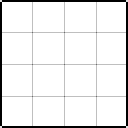
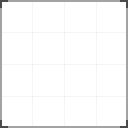
The second 128 × 128 image is a revision of the first. Changes to its layers:
"Sub Grids": opacity 100% → 50% over [2, 2, 126, 126]
"Vertical": opacity 50% → 40% over [32, 2, 97, 126]
"Horizontal": opacity 50% → 40% over [2, 32, 126, 97]
added layer "Layer 1" (60%) above "Large Grid" over [0, 0, 128, 128]
"Large Grid": opacity 100% → 60%, painted on it, unmasked it over [0, 0, 128, 128]